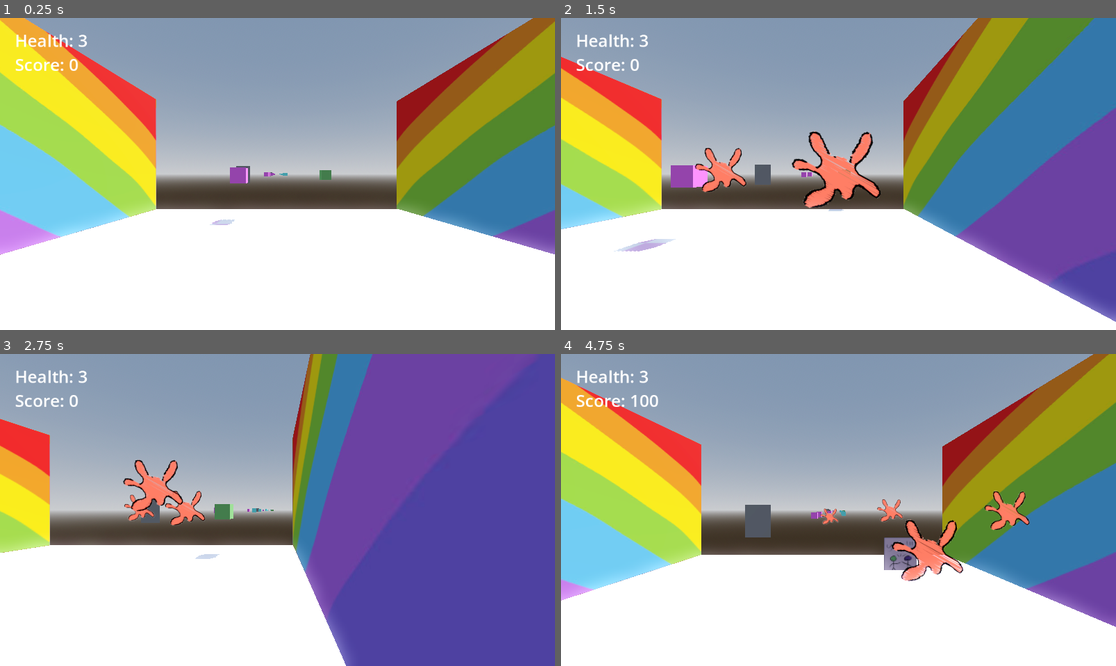
Above: before the commit, frames 1-4 (two rows, left to right).
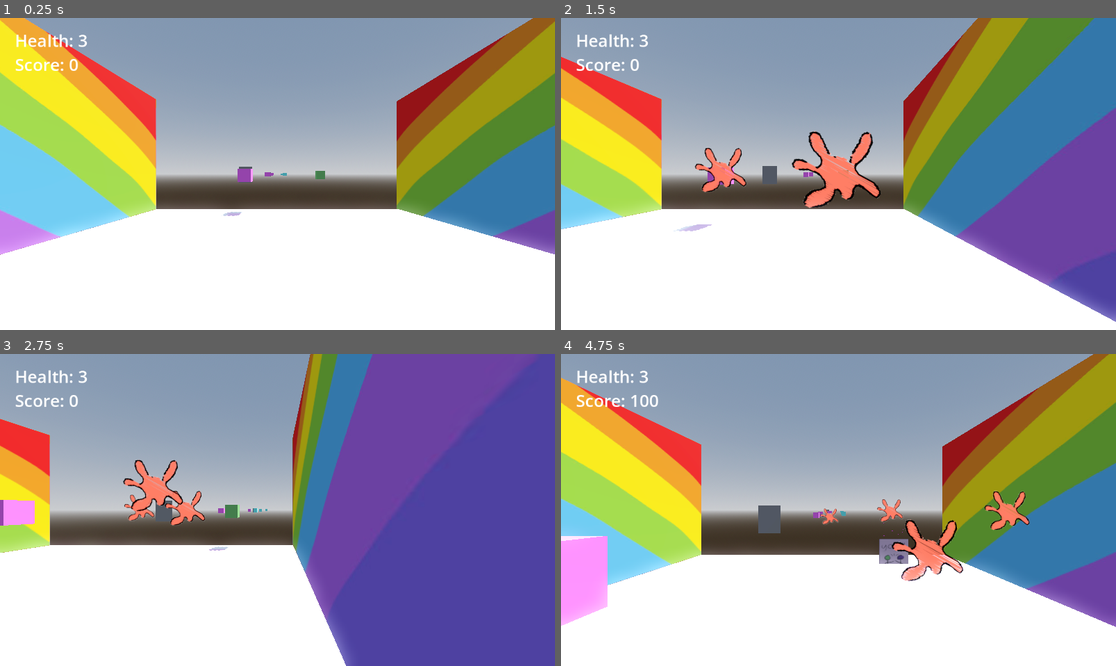
Above: after the commit, the same moments.

Repository: Ava-TU/ShooterGame_Assignment
Game: Godot game, scene res://Scenes/Level.tscn
The game is run twice, just before and just after one commit, with the same random seed, the same clock (stepped at 60 frames per second) and the same inputs. The project has no main scene, so this scene is started directly.
Inputs (mouse positions are in pixels of both pictures, inside the frame that each line leads up to):
- Up to frame 1 (0.25 s): no input
- Up to frame 2 (1.5 s): tap Enter (ui_accept) at 0.5, 0.77 s; move the mouse to (960, 158) at 0.52 s; hold D (right) 0.53-1.28 s; click (960, 158) at 0.6 s; move the mouse to (727, 189) at 1.27 s; hold Down (ui_down) from 1.28 s (still down); click (727, 189) at 1.35 s
- Up to frame 3 (2.75 s): tap Enter (ui_accept) at 1.52 s; move the mouse to (333, 441) at 2.02 s; release Down (ui_down) at 2.03 s; hold D (right) from 2.03 s (still down); click (333, 441) at 2.1 s
- Up to frame 4 (4.75 s): move the mouse to (810, 572) at 2.77 s; release D (right) at 2.78 s; hold Up (ui_up) 2.78-3.53 s; click (810, 572) at 2.85 s; tap Enter (ui_accept) at 3.02, 3.77, 4.52 s; move the mouse to (1005, 556) at 3.52 s; hold A (left) from 3.53 s (still down); click (1005, 556) at 3.6 s; move the mouse to (672, 463) at 4.27 s; click (672, 463) at 4.35 s

The runs differ from the first frame. In frame 1, 0.3% of the frame differs, in the area x 37-60%, y 47-67%; in frame 2, 1.0%; in frame 3, 1.0%; in frame 4, 3.0%, in the area x 0-99%, y 3-88%.

Commit message:
particles in

Diff:
--- a/shooter_assignment/Scenes/Level.tscn
+++ b/shooter_assignment/Scenes/Level.tscn
@@ -63,9 +63,10 @@
 script = ExtResource("1_133si")
 
 [node name="LevelStuff" type="Node3D" parent="."]
-transform = Transform3D(1, 0, 0, 0, 1, 0, 0, 0, 1, 0, 3.26448, -11.2742)
+transform = Transform3D(1, 0, 0, 0, 1, 0, 0, 0, 1, 0, 3.26448, -13.8366)
 script = ExtResource("1_vsvp5")
 modules = Array[PackedScene]([ExtResource("2_tj5wv"), ExtResource("3_ienac"), ExtResource("4_5rrr5"), ExtResource("5_or7tv"), ExtResource("6_or7tv")])
+amount = 15
 
 [node name="WorldEnvironment" type="WorldEnvironment" parent="."]
 environment = SubResource("Environment_8rbpu")
--- a/shooter_assignment/Scenes/paintingOne.tscn
+++ b/shooter_assignment/Scenes/paintingOne.tscn
@@ -11,11 +11,21 @@
 
 [sub_resource type="BoxShape3D" id="BoxShape3D_casel"]
 
+[sub_resource type="StandardMaterial3D" id="StandardMaterial3D_hlsd3"]
+vertex_color_use_as_albedo = true
+
+[sub_resource type="QuadMesh" id="QuadMesh_s52b1"]
+material = SubResource("StandardMaterial3D_hlsd3")
+
+[sub_resource type="Curve" id="Curve_hlsd3"]
+_data = [Vector2(0.0284091, 0.258427), 0.0, 0.0, 0, 0, Vector2(0.522727, 0.359551), 0.0, 0.0, 0, 0, Vector2(1, 0.011236), 0.0, 0.0, 0, 0]
+point_count = 3
+
 [node name="PaintingOne" type="Node3D"]
 
 [node name="Cat" type="RigidBody3D" parent="."]
 collision_mask = 2
-gravity_scale = 0.2
+gravity_scale = 0.4
 script = ExtResource("1_hlsd3")
 
 [node name="MeshInstance3D" type="MeshInstance3D" parent="Cat"]
@@ -25,3 +35,24 @@
 
 [node name="CollisionShape3D" type="CollisionShape3D" parent="Cat"]
 shape = SubResource("BoxShape3D_casel")
+
+[node name="CPUParticles3D" type="CPUParticles3D" parent="Cat"]
+transform = Transform3D(1, 0, 0, 0, 1, 0, 0, 0, 1, 0.0229831, 0.656578, -0.204756)
+amount = 20
+lifetime = 0.02
+speed_scale = 0.02
+explosiveness = 0.6
+randomness = 0.2
+local_coords = true
+mesh = SubResource("QuadMesh_s52b1")
+direction = Vector3(0, 1, 0)
+spread = 48.0
+gravity = Vector3(0, 60, 2)
+initial_velocity_min = 65.0
+initial_velocity_max = 125.6
+angular_velocity_min = 61.82
+angular_velocity_max = 323.63
+scale_amount_min = 0.2
+scale_amount_max = 0.5
+scale_amount_curve = SubResource("Curve_hlsd3")
+color = Color(1, 1, 0, 1)
--- a/shooter_assignment/Scenes/painting_four.tscn
+++ b/shooter_assignment/Scenes/painting_four.tscn
@@ -11,11 +11,21 @@
 
 [sub_resource type="BoxShape3D" id="BoxShape3D_5fsdy"]
 
+[sub_resource type="StandardMaterial3D" id="StandardMaterial3D_uk4er"]
+vertex_color_use_as_albedo = true
+
+[sub_resource type="QuadMesh" id="QuadMesh_vt2jx"]
+material = SubResource("StandardMaterial3D_uk4er")
+
+[sub_resource type="Curve" id="Curve_wtfh2"]
+_data = [Vector2(0.0284091, 0.258427), 0.0, 0.0, 0, 0, Vector2(0.522727, 0.359551), 0.0, 0.0, 0, 0, Vector2(1, 0.011236), 0.0, 0.0, 0, 0]
+point_count = 3
+
 [node name="paintingFour" type="Node3D"]
 
 [node name="Friends" type="RigidBody3D" parent="."]
 collision_mask = 2
-gravity_scale = 0.2
+gravity_scale = 0.4
 script = ExtResource("1_uk4er")
 
 [node name="MeshInstance3D" type="MeshInstance3D" parent="Friends"]
@@ -25,3 +35,24 @@
 
 [node name="CollisionShape3D" type="CollisionShape3D" parent="Friends"]
 shape = SubResource("BoxShape3D_5fsdy")
+
+[node name="CPUParticles3D" type="CPUParticles3D" parent="Friends"]
+transform = Transform3D(1, 0, 0, 0, 1, 0, 0, 0, 1, 0.0229831, 0.656578, -0.204756)
+amount = 20
+lifetime = 0.02
+speed_scale = 0.02
+explosiveness = 0.6
+randomness = 0.2
+local_coords = true
+mesh = SubResource("QuadMesh_vt2jx")
+direction = Vector3(0, 1, 0)
+spread = 48.0
+gravity = Vector3(0, 60, 2)
+initial_velocity_min = 65.0
+initial_velocity_max = 125.6
+angular_velocity_min = 61.82
+angular_velocity_max = 323.63
+scale_amount_min = 0.2
+scale_amount_max = 0.5
+scale_amount_curve = SubResource("Curve_wtfh2")
+color = Color(0.980392, 0.372549, 0.921569, 1)
--- a/shooter_assignment/Scenes/painting_three.tscn
+++ b/shooter_assignment/Scenes/painting_three.tscn
@@ -11,11 +11,21 @@
 
 [sub_resource type="BoxShape3D" id="BoxShape3D_2m4t3"]
 
+[sub_resource type="StandardMaterial3D" id="StandardMaterial3D_upy40"]
+vertex_color_use_as_albedo = true
+
+[sub_resource type="QuadMesh" id="QuadMesh_cbx1y"]
+material = SubResource("StandardMaterial3D_upy40")
+
+[sub_resource type="Curve" id="Curve_is4ha"]
+_data = [Vector2(0.0284091, 0.258427), 0.0, 0.0, 0, 0, Vector2(0.522727, 0.359551), 0.0, 0.0, 0, 0, Vector2(1, 0.011236), 0.0, 0.0, 0, 0]
+point_count = 3
+
 [node name="paintingThree" type="Node3D"]
 
 [node name="Flower" type="RigidBody3D" parent="."]
 collision_mask = 2
-gravity_scale = 0.2
+gravity_scale = 0.4
 script = ExtResource("1_upy40")
 
 [node name="MeshInstance3D" type="MeshInstance3D" parent="Flower"]
@@ -25,3 +35,24 @@
 
 [node name="CollisionShape3D" type="CollisionShape3D" parent="Flower"]
 shape = SubResource("BoxShape3D_2m4t3")
+
+[node name="CPUParticles3D" type="CPUParticles3D" parent="Flower"]
+transform = Transform3D(1, 0, 0, 0, 1, 0, 0, 0, 1, 0.0229831, 0.656578, -0.204756)
+amount = 20
+lifetime = 0.02
+speed_scale = 0.02
+explosiveness = 0.6
+randomness = 0.2
+local_coords = true
+mesh = SubResource("QuadMesh_cbx1y")
+direction = Vector3(0, 1, 0)
+spread = 48.0
+gravity = Vector3(0, 60, 2)
+initial_velocity_min = 65.0
+initial_velocity_max = 125.6
+angular_velocity_min = 61.82
+angular_velocity_max = 323.63
+scale_amount_min = 0.2
+scale_amount_max = 0.5
+scale_amount_curve = SubResource("Curve_is4ha")
+color = Color(0.27451, 0.796078, 0.921569, 1)
--- a/shooter_assignment/Scenes/painting_two.tscn
+++ b/shooter_assignment/Scenes/painting_two.tscn
@@ -11,11 +11,21 @@
 
 [sub_resource type="BoxShape3D" id="BoxShape3D_hua2l"]
 
+[sub_resource type="StandardMaterial3D" id="StandardMaterial3D_hlsd3"]
+vertex_color_use_as_albedo = true
+
+[sub_resource type="QuadMesh" id="QuadMesh_l4n4y"]
+material = SubResource("StandardMaterial3D_hlsd3")
+
+[sub_resource type="Curve" id="Curve_3u35x"]
+_data = [Vector2(0.0284091, 0.258427), 0.0, 0.0, 0, 0, Vector2(0.522727, 0.359551), 0.0, 0.0, 0, 0, Vector2(1, 0.011236), 0.0, 0.0, 0, 0]
+point_count = 3
+
 [node name="PaintingTwo" type="Node3D"]
 
 [node name="Flower" type="RigidBody3D" parent="."]
 collision_mask = 2
-gravity_scale = 0.2
+gravity_scale = 0.4
 script = ExtResource("1_l4n4y")
 
 [node name="MeshInstance3D" type="MeshInstance3D" parent="Flower"]
@@ -25,3 +35,24 @@
 
 [node name="CollisionShape3D" type="CollisionShape3D" parent="Flower"]
 shape = SubResource("BoxShape3D_hua2l")
+
+[node name="CPUParticles3D" type="CPUParticles3D" parent="Flower"]
+transform = Transform3D(1, 0, 0, 0, 1, 0, 0, 0, 1, 0.0229831, 0.656578, -0.204756)
+amount = 20
+lifetime = 0.02
+speed_scale = 0.02
+explosiveness = 0.6
+randomness = 0.2
+local_coords = true
+mesh = SubResource("QuadMesh_l4n4y")
+direction = Vector3(0, 1, 0)
+spread = 48.0
+gravity = Vector3(0, 60, 2)
+initial_velocity_min = 65.0
+initial_velocity_max = 125.6
+angular_velocity_min = 61.82
+angular_velocity_max = 323.63
+scale_amount_min = 0.2
+scale_amount_max = 0.5
+scale_amount_curve = SubResource("Curve_3u35x")
+color = Color(0, 0.8, 0.109804, 1)
--- a/shooter_assignment/Scripts/painting_one.gd
+++ b/shooter_assignment/Scripts/painting_one.gd
@@ -1,8 +1,11 @@
 extends Node3D
 
+@onready var paintOneEmit = $CPUParticles3D
 
 func _process(delta: float) -> void:
 	print(global_position.y)
+	paintOneEmit.emitting = true
+
 	if position.y < -5:
 		queue_free()
 		print("DeletedCanvas")
Not shown: 1 places in shooter_assignment/Scenes/paintingOne.tscn that only renumber resources
Not shown: 1 places in shooter_assignment/Scenes/painting_four.tscn that only renumber resources
Not shown: 1 places in shooter_assignment/Scenes/painting_three.tscn that only renumber resources
Not shown: 1 places in shooter_assignment/Scenes/painting_two.tscn that only renumber resources
